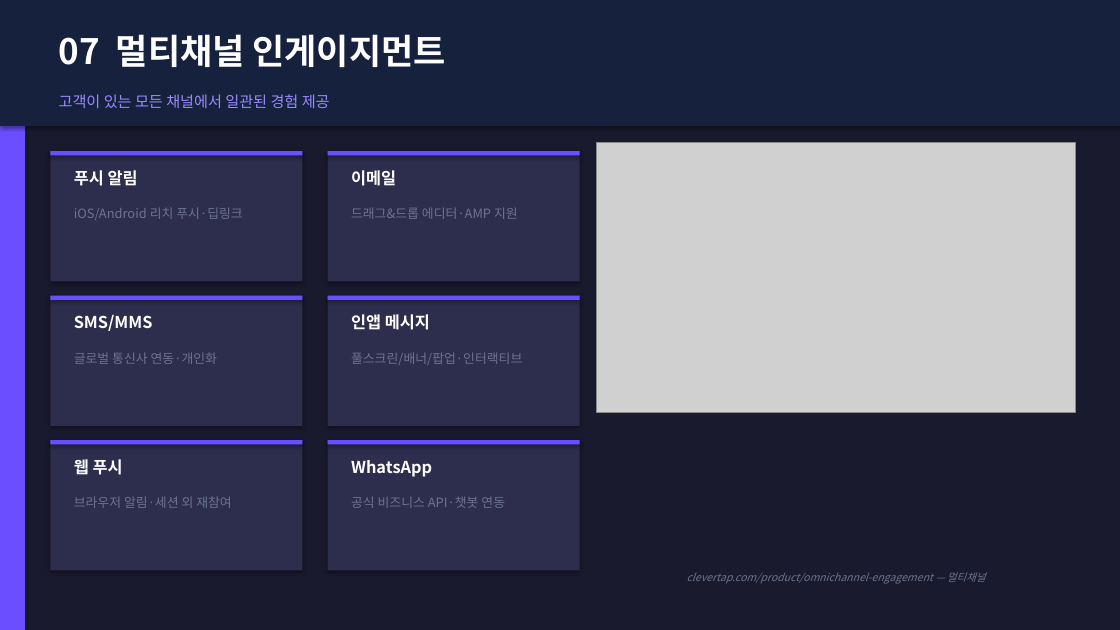
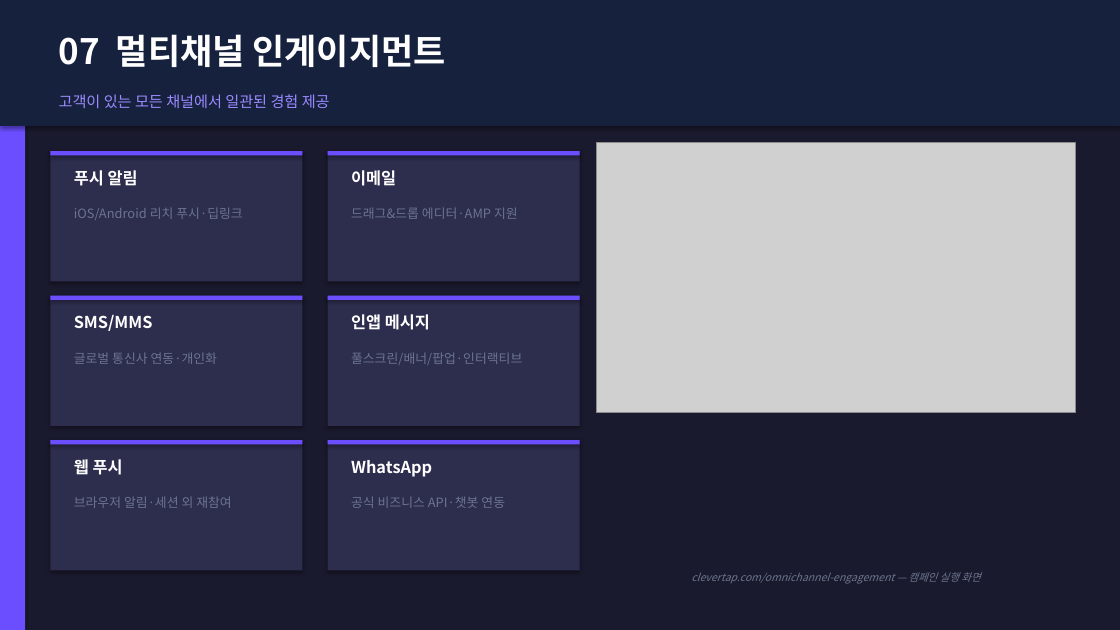
Before and after one commit to redskio/pepper, a slide deck: slide 9 of output/clevertap_proposal_kr_v5.pptx. Drawn at 1120x630 pixels with LibreOffice and Linux fonts; fonts in the diff are those of the drawing; grey boxes stand for pictures. Boxes give left, top, right and bottom in pixels: in the first picture for what was removed or moved away, otherwise in the second. Text is boxed around its words. In the diff, an @@ line names an element or a change of style, - is before the commit and + after.

```diff
--- a/output/clevertap_proposal_kr_v5.pptx
+++ b/output/clevertap_proposal_kr_v5.pptx
@@ text at (691, 572, 980, 584): text changed @@
-clevertap.com/product/omnichannel-engagement — 멀티채널
+clevertap.com/omnichannel-engagement — 캠페인 실행 화면
```
Also in this commit, not shown: 8 other slides changed, 2 other files.
